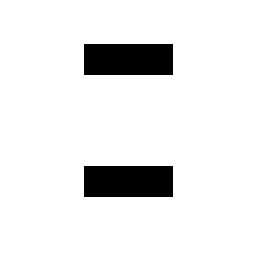
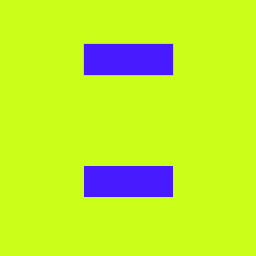
Layer changes from the first 256 × 256 image to the second:
painted on "Rectangle 1 copy" over (84, 166, 173, 197)
painted on "Rectangle 1" over (0, 0, 256, 256)
